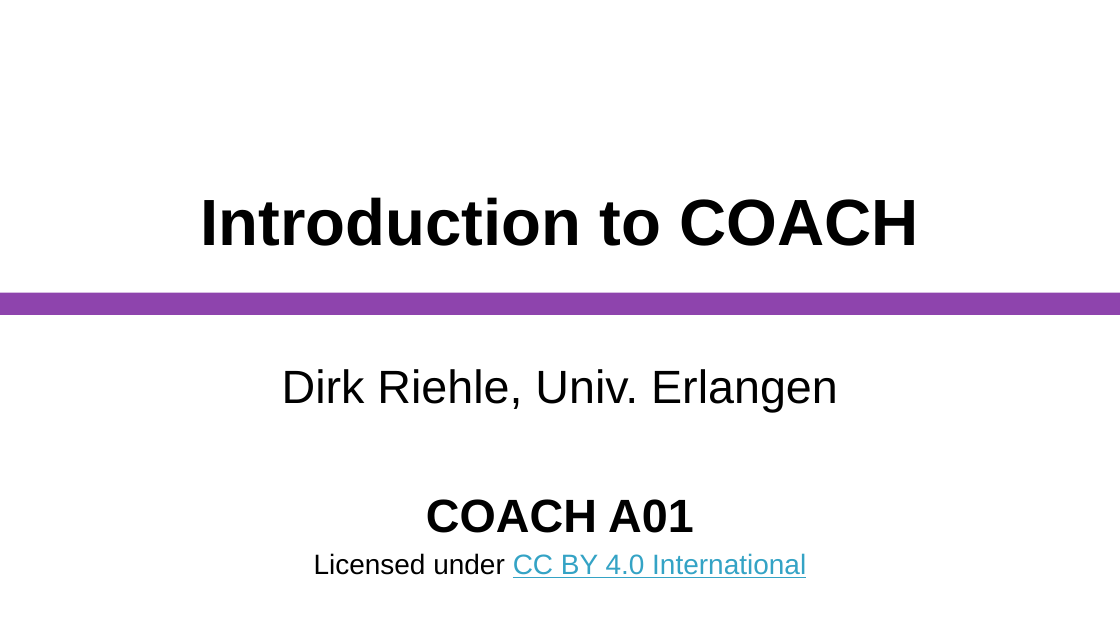
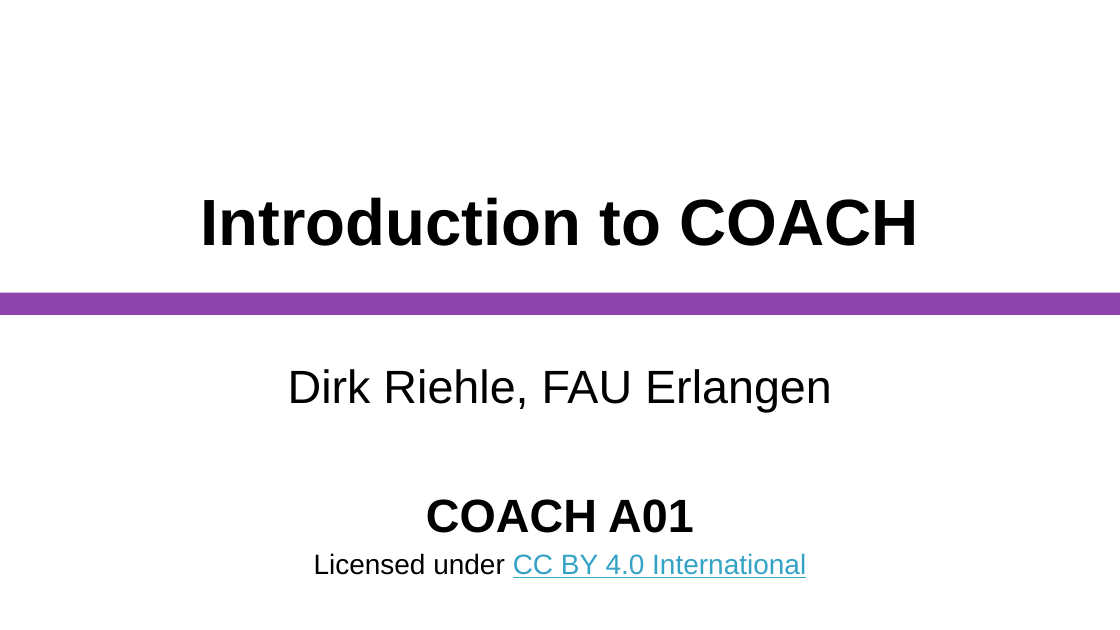
Before and after one commit to dirkriehle/coach-course, a slide deck: slide 1 of Lecture Slides/COACH A01 - Introduction.pptx. Drawn at 1120x630 pixels with LibreOffice and Linux fonts; fonts in the diff are those of the drawing. Boxes give left, top, right and bottom in pixels: in the first picture for what was removed or moved away, otherwise in the second. Text is boxed around its words. In the diff, an @@ line names an element or a change of style, - is before the commit and + after.

```diff
--- a/Lecture Slides/COACH A01 - Introduction.pptx
+++ b/Lecture Slides/COACH A01 - Introduction.pptx
@@ subtitle at (288, 369, 832, 412): text changed @@
-Dirk Riehle, Univ. Erlangen
+Dirk Riehle, FAU Erlangen
```
Also in this commit, not shown: 10 other slides changed, 2 slides added, 3 other files.
